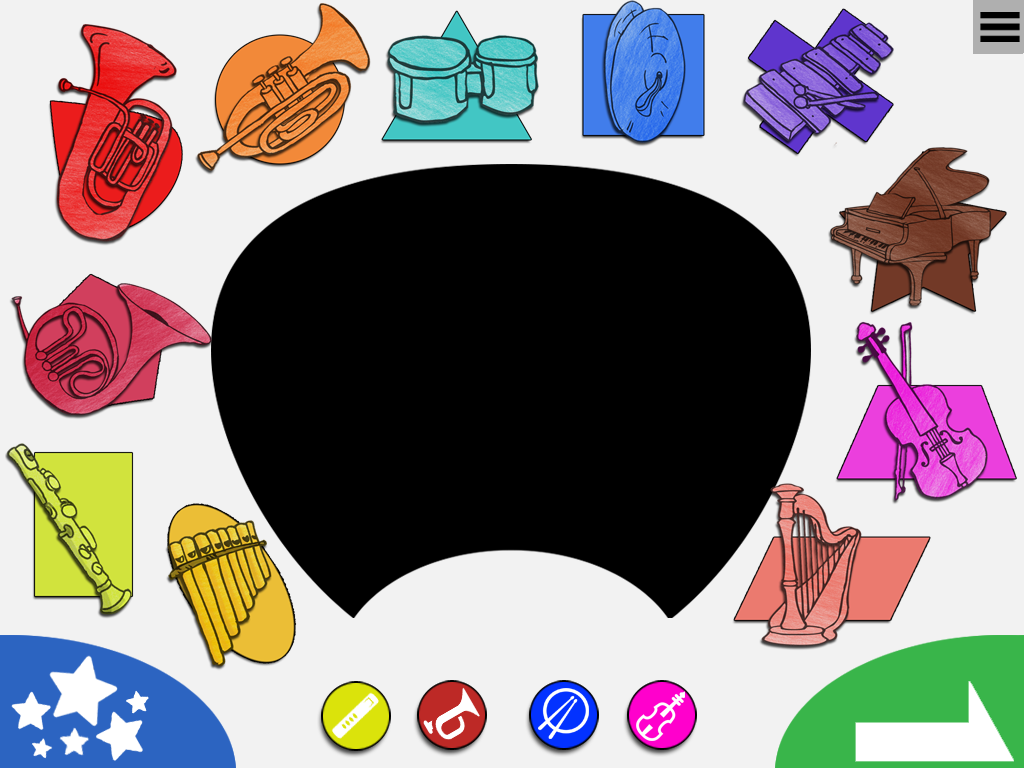
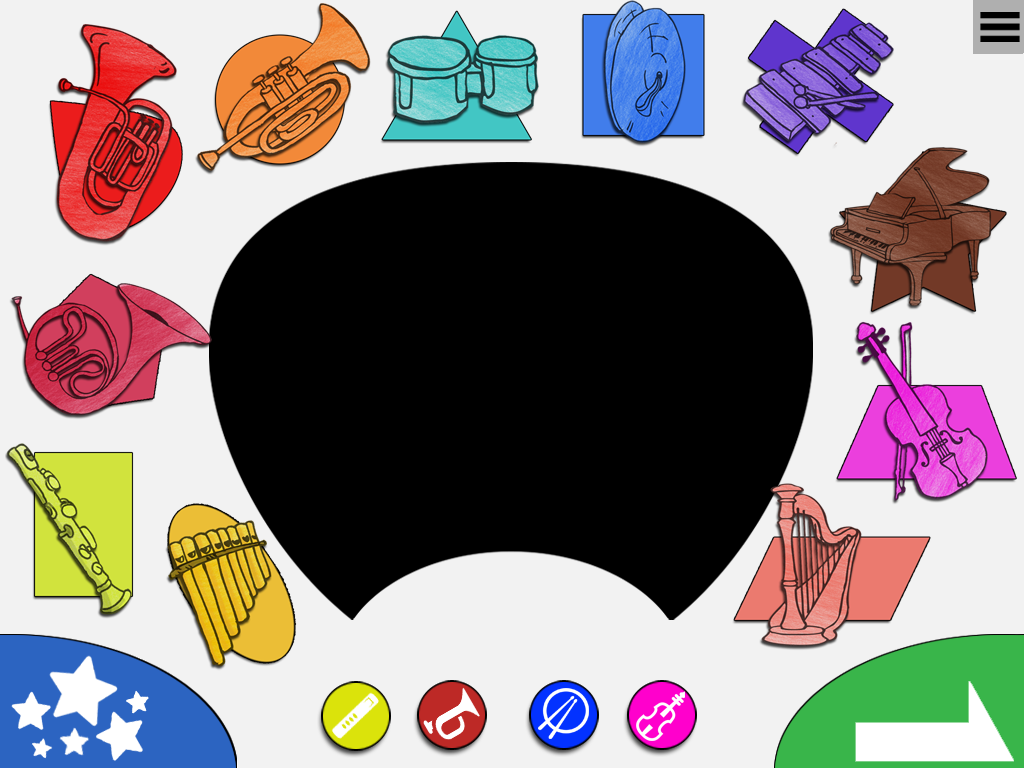
Two versions of the same layered image (1024×768). Layer-by-layer changes:
added layer "btn_play copy" in group "btns" over [774, 634, 1024, 768]
added layer "btn_demo copy" in group "btns" over [0, 634, 238, 768]
added layer "pit copy" in group "bgpit" over [209, 162, 813, 620]
